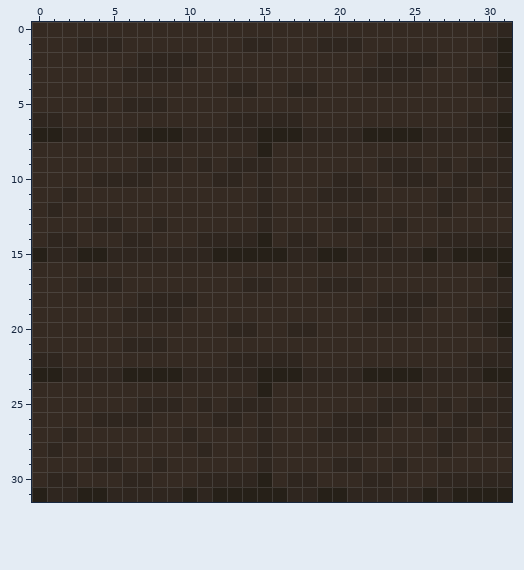
Pixel-art sprite: Medival_pack/textures/blocks/planks_big_oak.png. This is how it looked before the edit.
The file is 32x32 pixels. Colours within 5 levels of each other are drawn and written as one.
Now the later version:
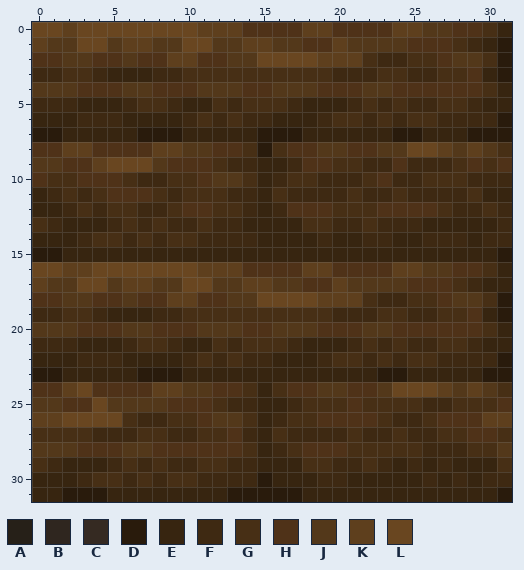
Palette (. is transparent): A #262018  B #2f261f  C #352a22  D #291b0c  E #372510  F #3e2912  G #472f15  H #4f3218  J #53381a  K #5e3f1d  L #694620
The exact change:
Changed rows in their new state; - is an unchanged pixel.
first column x 0:
 0 LLKLLLLLLLLKKKHHHHKKHHHHKKJJHHGE
 1 KJJLLJKKJJLLJJKKJJHHKJJJJHHHGFED
 2 HHJJHHJHHKKHHJJLLLLKKKGFFGGHJJGD
 3 FFGGFEEEFFGGGGGGGGGGFFFGGFFGGHED
 4 JJJHHHJJHHHJJJHHJJJHHHJJHHHHHHGE
 5 FFFEEEFGGFEEGFGGGFEEEFGFGFFGGFEE
 6 EEEFFFEEEEFGFGFFEEEFGGFGFGGFFFFD
 7 DDEEEEEDDDEEEEEDDDEEEEEEDDEEEDDD
 8 HHKKHHHHKKJJHHGDGHHJJHHJJLLKJKJG
 9 JJHHKLLLJHHHGFFEEFHHGGFFHFFFGHGH
10 HGGHHHGFFGGHJJGEFGGFFFGHFFGGGFFF
11 EFGFGHHHGFGGGFFEGFFFFGFFGFFFFGEE
12 EEFGFGGFFGHHGGFEFHHHGGGHHHHGFFGF
13 GFEEEFGFGFFGFFEEEEGGFFGFFFEEEEEF
14 EEEFGGFGFGGFFFFEEEEFEEFFEEFFFEFF
15 DDEEEEEEEEEEEEEEEEEEEEEEEEEEEEED
16 LLKKLLLLLLLKKKHHHHKKHHHHKKJJHHGE
17 KJJLLJKKJJLLJJKKJJHHKJJJJHHHGFEE
18 HHJJHHJHHKKHHJJLLLLKKKGFFGGHJJGD
19 FFGGFEEEFFGGGGGGGGGGFFFGGFFGGHED
20 JJJHHHJJHHHJJJHHJJJHHHJJHHHHHHGE
21 FFFEEEFGGFEEGFGGGFEEEFGFGFFGGFEE
22 EEEFFFEEEEFGFGFFEEEFGGFGFGGFFFFD
23 DDEEEEEDDDEEEEEEEEEEEEEDDEEEEEDD
24 HHKLHHHHKKJJHHGEGHHJJHHJLLLKJKJG
25 JJHHLJJJJHHHGFFEEFGGGHGGGGFFGGGH
26 KKLLLLGFFGGHJJGEFGGHHHHGFFGHHHKK
27 GGGGFFFGGFFGGHFEGFFFFGFFGFFGGHHG
28 JJJHHHJJHHHHHHGEFGHHHGGGGGFFFGGJ
29 GFEEEFGFGFFGGFFEEEGGFFGFEFEFEEEG
30 EEEFGGFGFGGFFFFDEEEFFEEEEEFEFEFF
31 EEDDDEEEEEEEEDDDDDEEEEEEEEEEEEED
